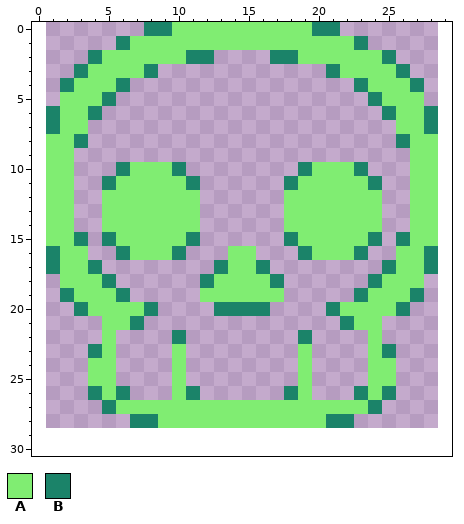
File history of a pixel-art sprite, Images/skeletonheadtrans.png. Above: the version before the commit.
The file is 364x377 pixels, drawn in blocks of 13x13; one block is one cell here. The old version is drawn lined up with the new one, on the new canvas.
Palette (. is transparent): A #80ed72  B #1b8369
Pixels before, first column x 1:
 0 .......BBAAAAAAAAAABB.......
 1 .....BAAAAAAAAAAAAAAAAB.....
 2 ...BAAAAAABB....BBAAAAAAB...
 3 ..BAAAAB............BAAAAB..
 4 .BAAAB................BAAAB.
 5 .AAAB..................BAAA.
 6 BAAB....................BAAB
 7 BAA......................AAB
 8 AAB......................BAA
 9 AA........................AA
10 AA...BAAAB........BAAAB...AA
11 AA..BAAAAAB......BAAAAAB..AA
12 AA..AAAAAAA......AAAAAAA..AA
13 AA..AAAAAAA......AAAAAAA..AA
14 AA..AAAAAAA......AAAAAAA..AA
15 AAB.BAAAAAB......BAAAAAB.BAA
16 BAA..BAAAB...AA...BAAAB..AAB
17 BAAB........BAAB........BAAB
18 .AAAB......BAAAAB......BAAA.
19 .BAAAB.....AAAAAA.....BAAAB.
20 ..BAAAAB....BBBB....BAAAAB..
21 ....AAB..............BAA....
22 ....A....B........B....A....
23 ...BA....A........A....AB...
24 ...AA....A........A....AA...
25 ...AA....A........A....AA...
26 ...BAB...AB......BA...BAB...
27 ....BAAAAAAAAAAAAAAAAAAB....
28 ......BBAAAAAAAAAAAABB......
After:
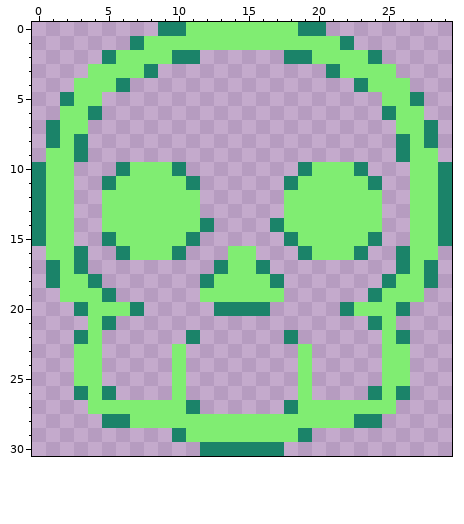
Diff:
canvas 28x29 -> 30x31, the old top-left corner now at 1,0
y 0: x 8 B -> .; x 10 A -> B; x 19 A -> B; x 21 B -> .
y 1: x 6..7 BA -> .B; x 22..23 AB -> B.
y 2: x 4..5 BA -> .B; x 10 A -> B; x 12 B -> .; x 17 B -> .; x 19 A -> B; x 24..25 AB -> B.
y 3: x 3 B -> .; x 26 B -> .
y 4: x 2 B -> .; x 27 B -> .
y 5: x 2 A -> B; x 5 B -> .; x 24 B -> .; x 27 A -> B
y 6: x 1 B -> .; x 28 B -> .
y 8: x 1 A -> B; x 28 A -> B
y 9: x 3 . -> B; x 26 . -> B
y 10..13: x 0 . -> B; x 29 . -> B
y 14: x 0 . -> B; x 12 . -> B; x 17 . -> B; x 29 . -> B
y 15: x 0 . -> B; x 3 B -> .; x 26 B -> .; x 29 . -> B
y 16: x 1 B -> A; x 3 A -> B; x 26 A -> B; x 28 B -> A
y 17: x 3..4 AB -> B.; x 25..26 BA -> .B
y 18: x 1 . -> B; x 4..5 AB -> B.; x 24..25 BA -> .B; x 28 . -> B
y 19: x 2 B -> A; x 5..6 AB -> B.; x 23..24 BA -> .B; x 27 B -> A
y 20: x 7..8 AB -> B.; x 21..22 BA -> .B
y 21: x 4..7 .AAB -> AB..; x 22..25 BAA. -> ..BA
y 22: x 3..5 ..A -> BA.; x 10..11 B. -> .B; x 18..19 .B -> B.; x 24..26 A.. -> .AB
y 23: x 3..5 .BA -> AA.; x 24..26 AB. -> .AA
y 24..25: x 3 . -> A; x 5 A -> .; x 24 A -> .; x 26 . -> A
y 26: x 3..6 .BAB -> BAB.; x 11 B -> .; x 18 B -> .; x 23..26 BAB. -> .BAB
y 27: x 4..5 .B -> AA; x 11..18 AAAAAAAA -> B......B; x 24..25 B. -> AA
y 28: x 5..8 ..BB -> BBAA; x 21..24 BB.. -> AABB
y 29: x 10..19 .......... -> BAAAAAAAAB
y 30: x 12..17 ...... -> BBBBBB
